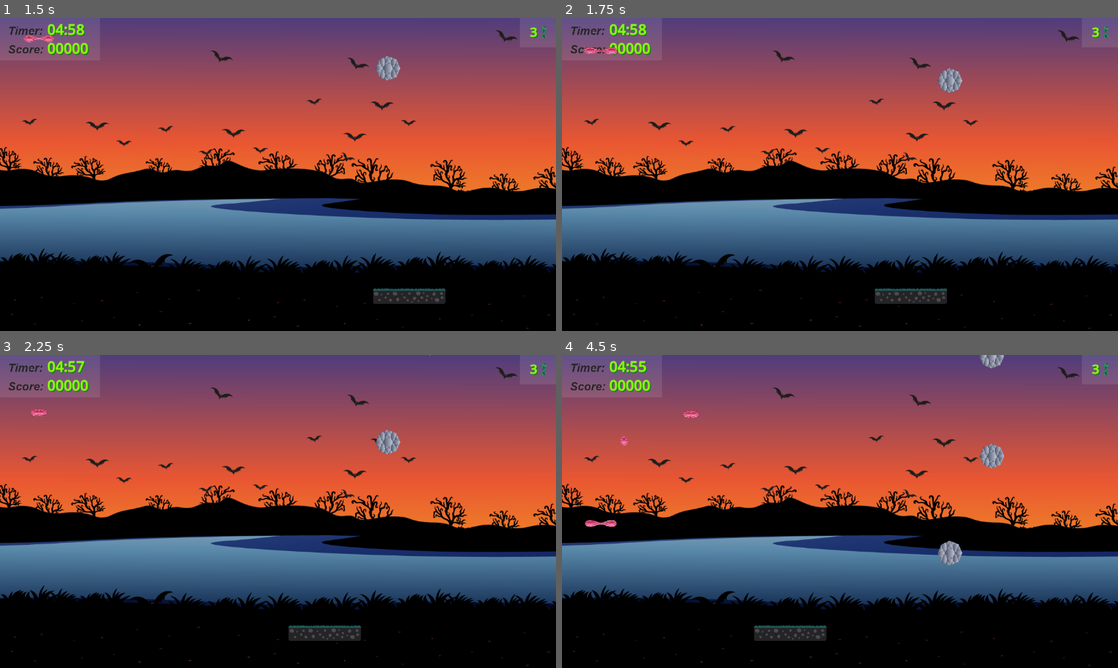
Above: before the commit, frames 1-4 (two rows, left to right).
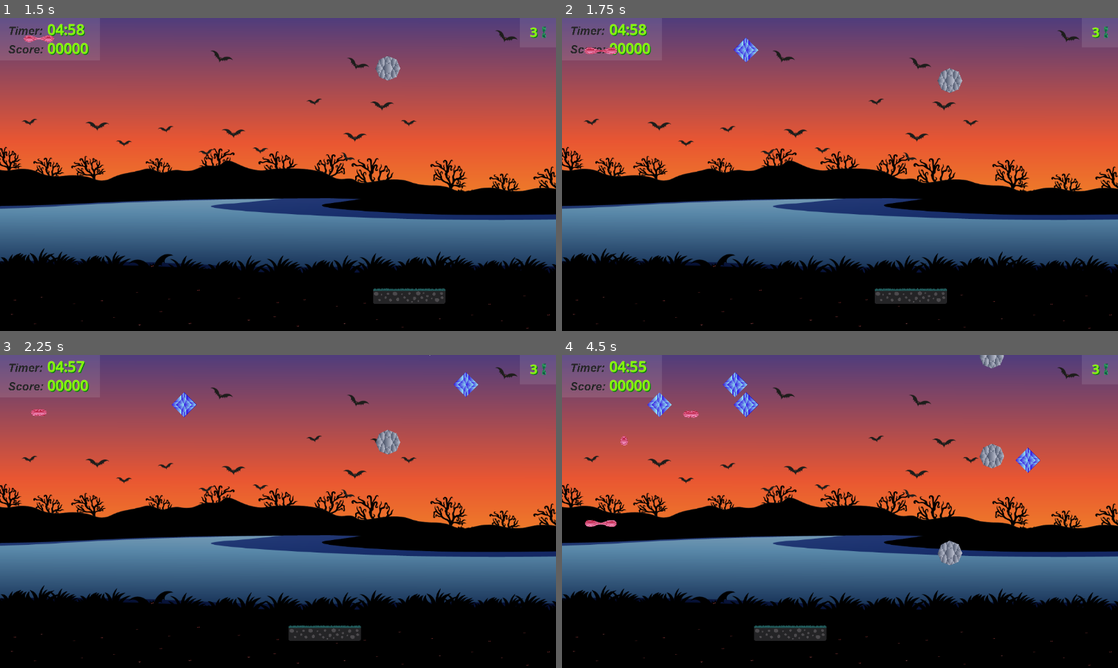
Above: after the commit, the same moments.

Repository: ZuNTeR/GemCatcher
Game: Godot game, scene res://scenes/game.tscn
Two runs of this game, one before a commit and one after it. Both use one fixed random seed, a clock stepped at 60 frames per second and the inputs below.
Inputs:
- Up to frame 1 (1.5 s): hold D (right) 0.53-1.28 s; tap X (x) at 0.6 s; tap Z (z) at 0.8, 1.35 s; hold A (left) from 1.28 s (still down)
- Up to frame 2 (1.75 s): keep holding A (left); tap C (c, bound only after the commit) at 1.55 s
- Up to frame 3 (2.25 s): release A (left) at 2.03 s; hold D (right) from 2.03 s (still down); tap C (c, bound only after the commit) at 2.1 s
- Up to frame 4 (4.5 s): tap X (x) at 2.3, 2.85 s; release D (right) at 2.78 s; hold W (up) 2.78-3.53 s; tap Z (z) at 3.05, 3.6 s; hold A (left) from 3.53 s (still down); tap C (c, bound only after the commit) at 3.8, 4.35 s

Frame 1 is identical in both runs. In frame 2, 0.2% of the frame differs, in the area x 30-36%, y 6-15%; in frame 3, 0.4%; in frame 4, 0.7%, in the area x 15-86%, y 5-38%.

Commit message:
paredes pro double paddle e inicio ricochet

Diff:
--- a/project.godot
+++ b/project.godot
@@ -76,6 +76,11 @@
 "events": [Object(InputEventKey,"resource_local_to_scene":false,"resource_name":"","device":-1,"window_id":0,"alt_press …(195 unchanged characters)…
 ]
 }
+c={
+"deadzone": 0.5,
+"events": [Object(InputEventKey,"resource_local_to_scene":false,"resource_name":"","device":-1,"window_id":0,"alt_pressed":false,"shift_pressed":false,"ctrl_pressed":false,"meta_pressed":false,"pressed":false,"keycode":0,"physical_keycode":67,"key_label":0,"unicode":99,"location":0,"echo":false,"script":null)
+]
+}
 
 [rendering]
 
--- a/scenes/GemScenes/ricochetGem.tscn
+++ b/scenes/GemScenes/ricochetGem.tscn
@@ -1,11 +1,13 @@
-[gd_scene load_steps=3 format=3 uid="uid://cdrq250vplco7"]
+[gd_scene load_steps=4 format=3 uid="uid://cdrq250vplco7"]
 
 [ext_resource type="Texture2D" uid="uid://cxog5kq7i865j" path="res://assets/gemas_Sprite de gema de ricochete.png" id="1_swrqw"]
+[ext_resource type="Script" path="res://scenes/GemScenes/ricochet_gem.gd" id="1_wavge"]
 
 [sub_resource type="RectangleShape2D" id="RectangleShape2D_ugpwe"]
 size = Vector2(36.4867, 36.4867)
 
 [node name="RicochetGem" type="Area2D"]
+script = ExtResource("1_wavge")
 
 [node name="CollisionShape2D" type="CollisionShape2D" parent="."]
 position = Vector2(89, 98)
@@ -16,3 +18,5 @@
 position = Vector2(89, 98)
 scale = Vector2(0.054, 0.054)
 texture = ExtResource("1_swrqw")
+
+[connection signal="area_entered" from="." to="." method="_on_area_entered"]
--- /dev/null
+++ b/scenes/GemScenes/ricochet_gem.gd
@@ -0,0 +1,31 @@
+extends Area2D
+class_name RicochetGem
+@export var ricochet: bool = false
+@export var speed: float = 100.0
+@export var areaEntered = false
+@export var numeroRicochets = 0
+func _ready() -> void:
+	pass
+
+func _process(delta: float) -> void:
+	pass
+	#if areaEntered == true and Input.is_action_pressed("up"):
+	#	ricochet = true
+	#if ricochet == true:
+	#	areaEntered = false
+	#	position.y -= speed * delta
+	#else:
+	#	position.y += speed * delta
+	#if position.y > get_viewport_rect().size.y + 25.0:
+		#set_process(false)
+		#queue_free()
+		#set_process(true)
+
+
+#func _on_area_entered(area: Area2D) -> void:
+#	if numeroRicochets != 1:
+#		if area is Paddle or area is DoublePaddle:
+#			areaEntered = true
+#			numeroRicochets = 1
+#	else:
+#		pass
--- a/scenes/doublepaddle.gd
+++ b/scenes/doublepaddle.gd
@@ -5,6 +5,12 @@
 @onready var sprite_right: Sprite2D = $SpriteRight
 @onready var collision_left: CollisionPolygon2D = $CollisionLeft
 @onready var collision_right: CollisionPolygon2D = $CollisionRight
+@onready var area_right: Area2D = $AreaRight
+@onready var area_left: Area2D = $AreaLeft
+
+var left_limit: float = 80.0
+var right_limit: float = 1072.0
+
 var double = false
 
 
@@ -24,24 +30,24 @@
 	if !double and Input.is_action_pressed("left_arrow") or Input.is_action_pressed("right_arrow"):
 		double = true
 	if double == false:
-		position.x += delta * speed * Input.get_axis("left", "right")
-		if position.x < 80:
-			position.x = 80
-		elif position.x > 1072:
-			position.x = 1072
+		global_position.x += delta * speed * Input.get_axis("left", "right")
+		if global_position.x < left_limit:
+			global_position.x = left_limit
+		elif global_position.x > right_limit:
+			global_position.x = right_limit
 	else:
-		sprite_left.position.x += delta * speed * Input.get_axis("left", "right")
-		collision_left.position.x += delta * speed * Input.get_axis("left", "right")
-		sprite_right.position.x += delta * speed * Input.get_axis("left_arrow", "right_arrow")
-		collision_right.position.x += delta * speed * Input.get_axis("left_arrow", "right_arrow")
+		sprite_left.global_position.x += delta * speed * Input.get_axis("left", "right")
+		collision_left.global_position.x = sprite_left.global_position.x
 
+		if sprite_left.global_position.x < 39.0:
+			sprite_left.global_position.x = 39.0
+		elif sprite_left.global_position.x > 1113:
+			sprite_left.global_position.x = 1113
 
-func _on_area_entered(area: Area2D) -> void:
-	if _on_parede_direita_area_entered:
-		pass
-func _on_parede_direita_area_entered(area: Area2D) -> void:
-	pass # Replace with function body.
+		sprite_right.global_position.x += delta * speed * Input.get_axis("left_arrow", "right_arrow")
+		collision_right.global_position.x = sprite_right.global_position.x
 
-
-func _on_parede_esquerda_area_entered(area: Area2D) -> void:
-	pass # Replace with function body.
+		if sprite_right.global_position.x < 39.0:
+			sprite_right.global_position.x = 39.0
+		elif sprite_right.global_position.x > 1113:
+			sprite_right.global_position.x = 1113
--- a/scenes/doublepaddle.tscn
+++ b/scenes/doublepaddle.tscn
@@ -5,7 +5,7 @@
 [ext_resource type="Texture2D" uid="uid://bow6nvi3ktfry" path="res://assets/Plataforma dupla 2.png" id="3_qjuij"]
 
 [node name="DoublePaddle" type="Area2D"]
-position = Vector2(333, 253)
+position = Vector2(569, 539)
 script = ExtResource("1_wlaff")
 
 [node name="CollisionRight" type="CollisionPolygon2D" parent="."]
@@ -27,5 +27,3 @@
 position = Vector2(-24.8, 0.178)
 scale = Vector2(0.098, 0.098)
 texture = ExtResource("2_vgyck")
-
-[connection signal="area_entered" from="." to="." method="_on_area_entered"]
--- a/scenes/game.gd
+++ b/scenes/game.gd
@@ -3,8 +3,11 @@
 @export var gem_scene: PackedScene
 @export var time_gem_scene: PackedScene
 @export var gemini_gem_scene: PackedScene
+@export var ricochet_gem_scene: PackedScene
+
 @onready var paddle: Area2D = $Paddle
 @onready var double_paddle: Area2D = $DoublePaddle
+
 
 @onready var label_time: Label = $Infos/LabelTime
 @onready var tempo_jogo: Timer = $Infos/TempoJogo
@@ -19,10 +22,16 @@
 @export var base_wait_time = 2.0
 @export var min_wait_time = 0.1
 @export var speed_scaling_factor = 0.1
+var new_ricochet_gem
 var TimeGemLeft = 3
 var pontos = 0
 var TimePlus = 0
 var _score: int = 0
+var _scoreRicochet: int = 0
+var stored_delta: float = 0.0
+var numeroRicochets = 0
+var ricochet = false
+var ricochetspawn = false
 
 func _ready() -> void:
 	spawn_gem()
@@ -32,6 +41,10 @@
 	double_paddle.set_physics_process(false)
 
 func _process(delta: float) -> void:
+	if is_instance_valid(new_ricochet_gem):
+		if new_ricochet_gem.position.y > get_viewport_rect().size.y + 25.0:
+			new_ricochet_gem = null
+	stored_delta = delta
 	var m = int (tempo_jogo.time_left) / 60
 	var s = int (tempo_jogo.time_left) % 60
 	label_time_gem.text = str (TimeGemLeft)
@@ -45,6 +58,19 @@
 
 	if Input.is_action_just_pressed("x"):
 		spawn_gemini_gem()
+
+	if Input.is_action_just_pressed("c"):
+		spawn_ricochet_gem()
+
+	if ricochetspawn == true:
+		if ricochet == false and is_instance_valid(new_ricochet_gem):
+			new_ricochet_gem.position.y += 100 * delta
+		elif ricochet == true:
+			ricochet_gem()
+
+
+	#if Input.is_action_pressed("up"):
+	#	new_ricochet_gem.position.y -= 100 * delta
 
 func spawn_gem() -> void:
 	var new_gem = gem_scene.instantiate()
@@ -78,6 +104,17 @@
 	new_gemini_gem.position = Vector2(xpos, -50)
 	add_child(new_gemini_gem)
 
+func spawn_ricochet_gem() -> void:
+	new_ricochet_gem = ricochet_gem_scene.instantiate()
+	ricochetspawn = true
+	if new_ricochet_gem:
+		new_ricochet_gem.speed = TimePlus + base_speed + pontos * speed_scaling_factor * speed_increment
+		var new_wait_time = base_wait_time - (pontos * 0.04)
+		timer.wait_time = max(new_wait_time, min_wait_time)
+	var xpos: float = randf_range(70, 1050)
+	new_ricochet_gem.position = Vector2(xpos, -50)
+	add_child(new_ricochet_gem)
+
 
 func _on_timer_timeout() -> void:
 	spawn_gem()
@@ -95,6 +132,7 @@
 	paddle.set_process(false)
 	paddle.set_physics_process(false)
 	paddle.queue_free()
+	double_paddle.sprite_left.position.x
 	double_paddle.position.x = paddlePosition
 	double_paddle.visible = true
 	double_paddle.set_process(true)
@@ -116,10 +154,29 @@
 		_on_gemini_gem_captured()
 		audio_gema_capturada.play()
 		area.queue_free()
-	elif area is DoublePaddle:
+	elif area is RicochetGem:
+		if Input.is_action_pressed("up"):
+			ricochet = true
+		#	new_ricochet_gem.position.y -= 100 * stored_delta
+
+		else:
+			_score += _scoreRicochet
+			label.text = "%05d" % _score
+			audio_gema_capturada.play()
+			new_ricochet_gem = null
+			area.queue_free()
+
+
+func ricochet_gem() -> void:
+	if numeroRicochets != 1:
+		new_ricochet_gem.position.y -= 100 * stored_delta
+	else:
 		pass
 func _on_parede_baixo_area_entered(area: Area2D) -> void:
 	lose_gem()
+	#new_ricochet_gem.set_process(false)
+	#new_ricochet_gem.queue_free()
+	#new_ricochet_gem = null
 
 func _on_timer_velocidade_timeout() -> bool:
 	return true
--- a/scenes/game.tscn
+++ b/scenes/game.tscn
@@ -6,6 +6,7 @@
 [ext_resource type="PackedScene" uid="uid://dx8cp8och1xiu" path="res://scenes/GemScenes/gem.tscn" id="2_l515u"]
 [ext_resource type="PackedScene" uid="uid://c4mqgkqr1h87x" path="res://scenes/GemScenes/timeGem.tscn" id="3_mn2n0"]
 [ext_resource type="PackedScene" uid="uid://c1nkxt1twi7pe" path="res://scenes/GemScenes/geminiGem.tscn" id="4_purb2"]
+[ext_resource type="PackedScene" uid="uid://cdrq250vplco7" path="res://scenes/GemScenes/ricochetGem.tscn" id="5_f1rrc"]
 [ext_resource type="AudioStream" uid="uid://bmxwwkun1ptys" path="res://assets/bgm_action_5.mp3" id="5_gne7s"]
 [ext_resource type="AudioStream" uid="uid://ba8lxmocedmvx" path="res://assets/spell1_0.wav" id="6_71w4g"]
 [ext_resource type="PackedScene" uid="uid://pm361haybj3e" path="res://scenes/doublepaddle.tscn" id="6_i45sq"]
@@ -32,6 +33,7 @@
 gem_scene = ExtResource("2_l515u")
 time_gem_scene = ExtResource("3_mn2n0")
 gemini_gem_scene = ExtResource("4_purb2")
+ricochet_gem_scene = ExtResource("5_f1rrc")
 
 [node name="Background" type="Sprite2D" parent="."]
 position = Vector2(553, 320)
@@ -158,9 +160,7 @@
 [connection signal="area_entered" from="Paddle" to="." method="_on_paddle_area_entered"]
 [connection signal="area_entered" from="DoublePaddle" to="." method="_on_double_paddle_area_entered"]
 [connection signal="area_entered" from="Bordas/ParedeDireita" to="Paddle" method="_on_parede_direita_area_entered"]
-[connection signal="area_entered" from="Bordas/ParedeDireita" to="DoublePaddle" method="_on_parede_direita_area_entered"]
 [connection signal="area_entered" from="Bordas/ParedeBaixo" to="." method="_on_parede_baixo_area_entered"]
 [connection signal="area_entered" from="Bordas/ParedeEsquerda" to="Paddle" method="_on_parede_esquerda_area_entered"]
-[connection signal="area_entered" from="Bordas/ParedeEsquerda" to="DoublePaddle" method="_on_parede_esquerda_area_entered"]
 [connection signal="timeout" from="Infos/Timer" to="." method="_on_timer_timeout"]
 [connection signal="timeout" from="Infos/TimerVelocidade" to="." method="_on_timer_velocidade_timeout"]
--- a/scenes/paddle.gd
+++ b/scenes/paddle.gd
@@ -1,5 +1,5 @@
 extends Area2D
-
+class_name Paddle
 
 @export var speed: float = 500.0
 
@@ -16,11 +16,11 @@
 	#	position.x += -speed * delta
 	#if Input.is_action_pressed("right"):
 	#	position.x += speed * delta
-	position.x += delta * speed * Input.get_axis("left", "right")
-	if position.x < 80:
-		position.x = 80
-	elif position.x > 1072:
-		position.x = 1072
+	global_position.x += delta * speed * Input.get_axis("left", "right")
+	if global_position.x < 80:
+		global_position.x = 80
+	elif global_position.x > 1072:
+		global_position.x = 1072
 
 
 
--- a/scenes/paddle.tscn
+++ b/scenes/paddle.tscn
@@ -4,7 +4,7 @@
 [ext_resource type="Texture2D" uid="uid://oj0p45i73sur" path="res://assets/Plataforma principal.png" id="2_bo6q5"]
 
 [node name="Paddle" type="Area2D"]
-position = Vector2(333, 253)
+position = Vector2(569, 539)
 script = ExtResource("1_abqsu")
 
 [node name="CollisionPolygon2D" type="CollisionPolygon2D" parent="."]
Not shown: 1 places in scenes/game.tscn that only renumber resources
